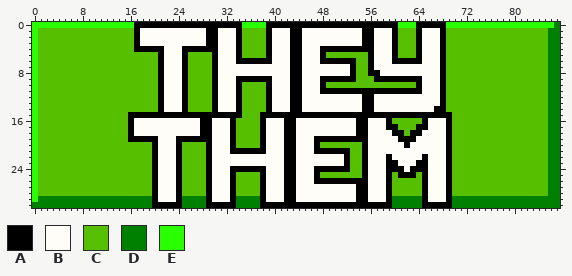
Edited in one commit: pixel-art file (aseprite/pronouns/badge_they_them.aseprite). The first picture shows the starting point.
88x31 pixels, 1 frame.
Visible layers, top first: "Text", "Border", "Background".
Palette (. is transparent): A #000000  B #fffdf7  C #55bf00  D #008000  E #2aff00
Pixels before, first column x 0:
 0 EEEEEEEEEEEEEEEEEAAAAAAAAAAAAAAAAAAEEEEAAAAAAAAAAAAAAAAAAAAAAEEEAAAAAEEEEEEEEEEEEEEEEEED
 1 ECCCCCCCCCCCCCCCCABBBBBBBBBBBAABBBACCCCABBBAABBBBBBBBBBAABBBACCCABBBACCCCCCCCCCCCCCCCCDD
 2 ECCCCCCCCCCCCCCCCABBBBBBBBBBBAABBBACCCCABBBAABBBBBBBBBBAABBBACCCABBBACCCCCCCCCCCCCCCCCDD
 3 ECCCCCCCCCCCCCCCCABBBBBBBBBBBAABBBACCCCABBBAABBBBBBBBBBAABBBACCCABBBACCCCCCCCCCCCCCCCCDD
 4 ECCCCCCCCCCCCCCCCAAAAABBBAAAAAABBBACCCCABBBAABBBAAAAAAAAABBBACCCABBBACCCCCCCCCCCCCCCCCDD
 5 ECCCCCCCCCCCCCCCCCCCCABBBACCCCABBBACCCCABBBAABBBACCCCCCCABBBACCCABBBACCCCCCCCCCCCCCCCCDD
 6 ECCCCCCCCCCCCCCCCCCCCABBBACCCCABBBAAAAAABBBAABBBAAAAAACCABBBAAAAABBBACCCCCCCCCCCCCCCCCDD
 7 ECCCCCCCCCCCCCCCCCCCCABBBACCCCABBBBBBBBBBBBAABBBBBBBBACCABBBBBBBBBBBACCCCCCCCCCCCCCCCCDD
 8 ECCCCCCCCCCCCCCCCCCCCABBBACCCCABBBBBBBBBBBBAABBBBBBBBACCAABBBBBBBBBBACCCCCCCCCCCCCCCCCDD
 9 ECCCCCCCCCCCCCCCCCCCCABBBACCCCABBBAAAAAABBBAABBBAAAAAACCCAAAAAAAABBBACCCCCCCCCCCCCCCCCDD
10 ECCCCCCCCCCCCCCCCCCCCABBBACCCCABBBACCCCABBBAABBBACCCCCCCCCCCCCCCABBBACCCCCCCCCCCCCCCCCDD
11 ECCCCCCCCCCCCCCCCCCCCABBBACCCCABBBACCCCABBBAABBBAAAAAAAAAAAAAAAAABBBACCCCCCCCCCCCCCCCCDD
12 ECCCCCCCCCCCCCCCCCCCCABBBACCCCABBBACCCCABBBAABBBBBBBBBBAABBBBBBBBBBBACCCCCCCCCCCCCCCCCDD
13 ECCCCCCCCCCCCCCCCCCCCABBBACCCCABBBACCCCABBBAABBBBBBBBBBAABBBBBBBBBBBACCCCCCCCCCCCCCCCCDD
14 ECCCCCCCCCCCCCCCCCCCCABBBACCCCABBBACCCCABBBAABBBBBBBBBBAABBBBBBBBBBAACCCCCCCCCCCCCCCCCDD
15 ECCCCCCCCCCCCCCCAAAAAAAAAAAAAAAAAAACCCAAAAAAAAAAAAAAAAAAAAAAAAAAAAAAAACCCCCCCCCCCCCCCCDD
16 ECCCCCCCCCCCCCCCABBBBBBBBBBBAABBBACCCCABBBAABBBBBBBBBBAABBBACCCCCABBBACCCCCCCCCCCCCCCCDD
17 ECCCCCCCCCCCCCCCABBBBBBBBBBBAABBBACCCCABBBAABBBBBBBBBBAABBBAACCCAABBBACCCCCCCCCCCCCCCCDD
18 ECCCCCCCCCCCCCCCABBBBBBBBBBBAABBBACCCCABBBAABBBBBBBBBBAABBBBAACAABBBBACCCCCCCCCCCCCCCCDD
19 ECCCCCCCCCCCCCCCAAAAABBBAAAAAABBBACCCCABBBAABBBAAAAAAAAABBBBBAAABBBBBACCCCCCCCCCCCCCCCDD
20 ECCCCCCCCCCCCCCCCCCCABBBACCCCABBBACCCCABBBAABBBACCCCCCCABBBBBBABBBBBBACCCCCCCCCCCCCCCCDD
21 ECCCCCCCCCCCCCCCCCCCABBBACCCCABBBAAAAAABBBAABBBAAAAAACCABBBBBBBBBBBBBACCCCCCCCCCCCCCCCDD
22 ECCCCCCCCCCCCCCCCCCCABBBACCCCABBBBBBBBBBBBAABBBBBBBBACCABBBABBBBBABBBACCCCCCCCCCCCCCCCDD
23 ECCCCCCCCCCCCCCCCCCCABBBACCCCABBBBBBBBBBBBAABBBBBBBBACCABBBAABBBAABBBACCCCCCCCCCCCCCCCDD
24 ECCCCCCCCCCCCCCCCCCCABBBACCCCABBBAAAAAABBBAABBBAAAAAACCABBBAAABAAABBBACCCCCCCCCCCCCCCCDD
25 ECCCCCCCCCCCCCCCCCCCABBBACCCCABBBACCCCABBBAABBBACCCCCCCABBBACAAACABBBACCCCCCCCCCCCCCCCDD
26 ECCCCCCCCCCCCCCCCCCCABBBACCCCABBBACCCCABBBAABBBAAAAAAAAABBBACCCCCABBBACCCCCCCCCCCCCCCCDD
27 ECCCCCCCCCCCCCCCCCCCABBBACCCCABBBACCCCABBBAABBBBBBBBBBAABBBACCCCCABBBACCCCCCCCCCCCCCCCDD
28 ECCCCCCCCCCCCCCCCCCCABBBACCCCABBBACCCCABBBAABBBBBBBBBBAABBBACCCCCABBBACCCCCCCCCCCCCCCCDD
29 EDDDDDDDDDDDDDDDDDDDABBBADDDDABBBADDDDABBBAABBBBBBBBBBAABBBADDDDDABBBADDDDDDDDDDDDDDDDDD
30 DDDDDDDDDDDDDDDDDDDDAAAAADDDDAAAAADDDDAAAAAAAAAAAAAAAAAAAAAADDDDDAAAAADDDDDDDDDDDDDDDDDD
And afterwards:
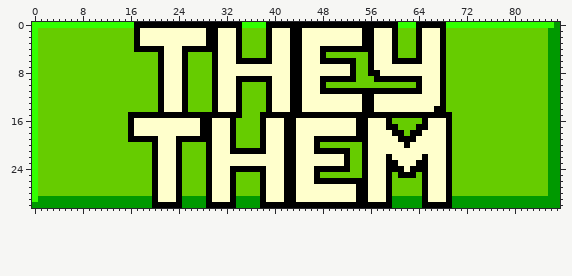
The exact change:
Colour B changes from #fffdf7 to #ffffcc.
Colour C changes from #55bf00 to #66cc00.
Colour D changes from #008000 to #009900.
Colour E changes from #2aff00 to #33ff00.
